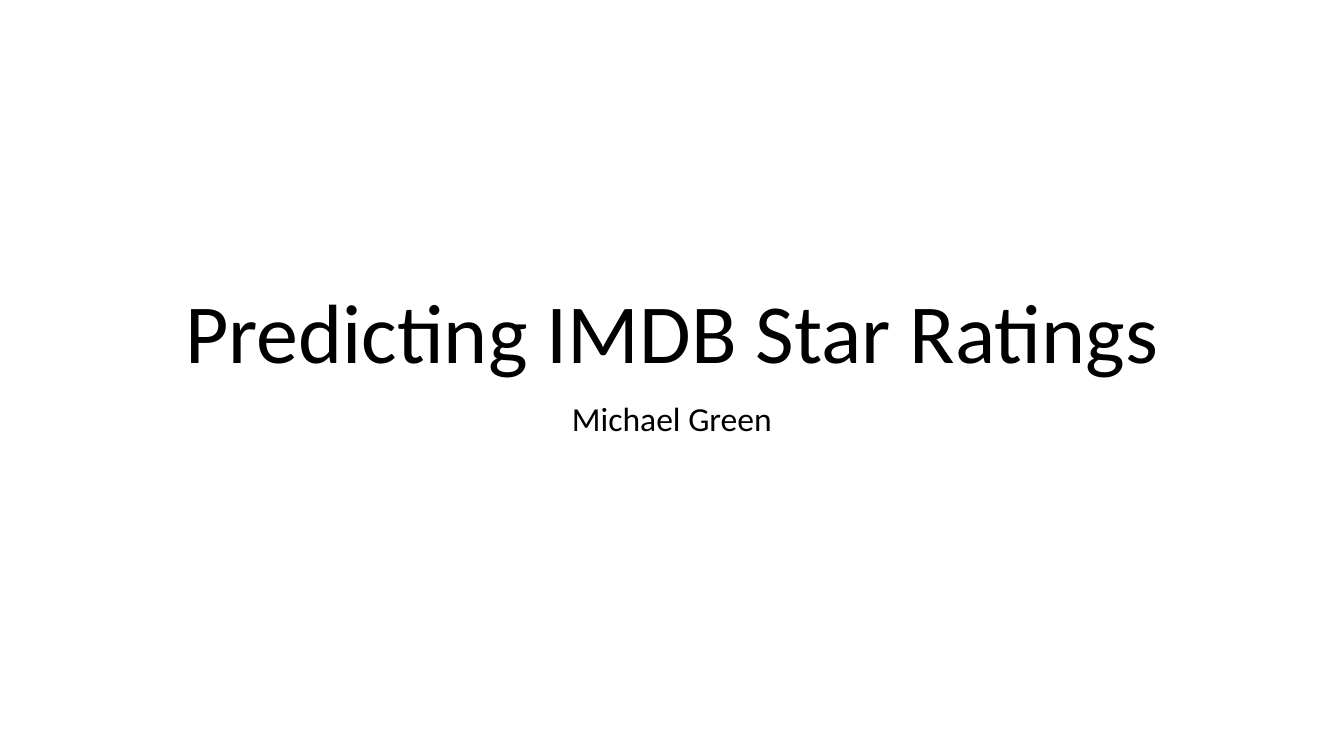
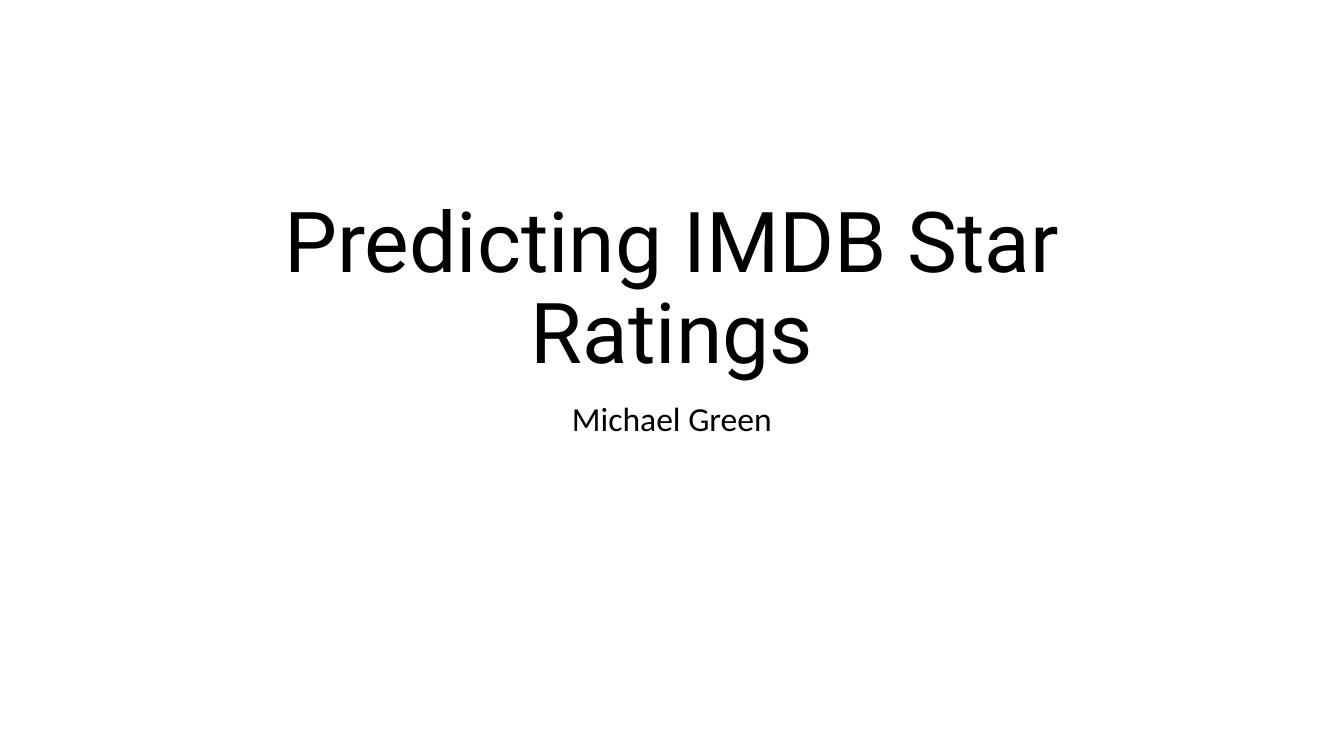
Before and after one commit to michael-a-green/Metis_Project2, a slide deck: slide 1 of Michael_Green_Metis_Project2.pptx. Drawn at 1344x756 pixels with LibreOffice and Linux fonts; fonts in the diff are those of the drawing. Boxes give left, top, right and bottom in pixels: in the first picture for what was removed or moved away, otherwise in the second. Text is boxed around its words. In the diff, an @@ line names an element or a change of style, - is before the commit and + after.

```diff
--- a/Michael_Green_Metis_Project2.pptx
+++ b/Michael_Green_Metis_Project2.pptx
@@ title "Predicting IMDB Star Ratings" at [284, 209, 1059, 381]: font Calibri to Roboto @@
```
Also in this commit, not shown: 15 slides added, 1 slide removed, 2 other files.
